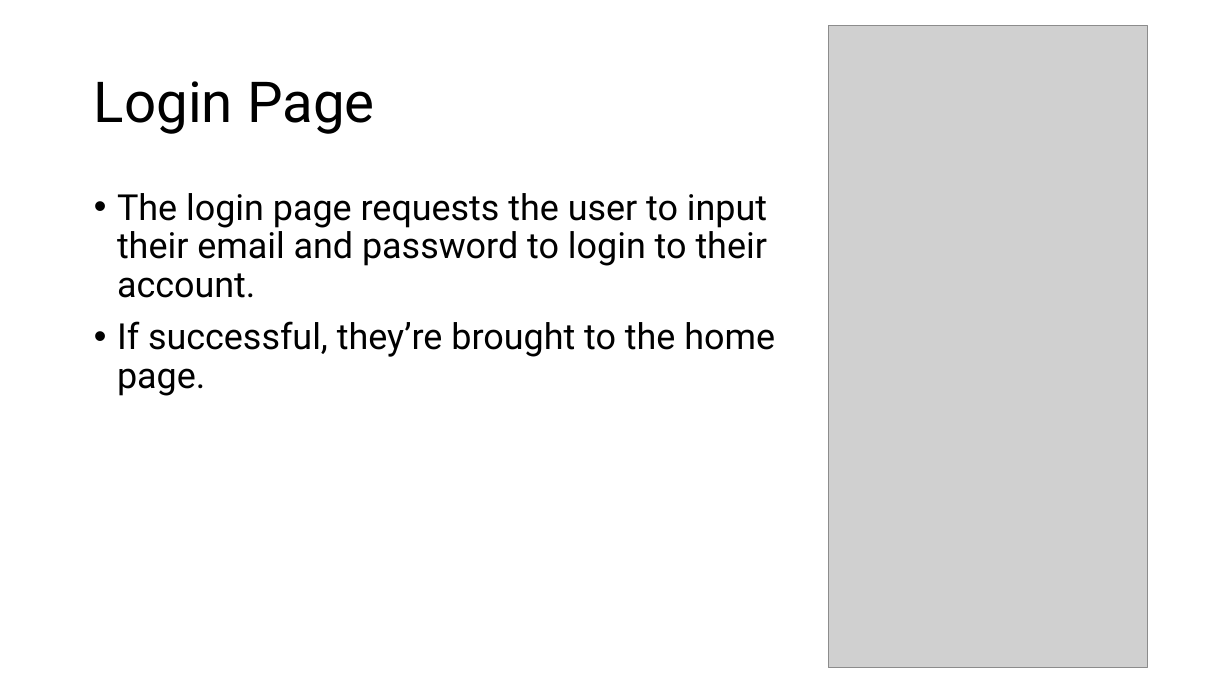
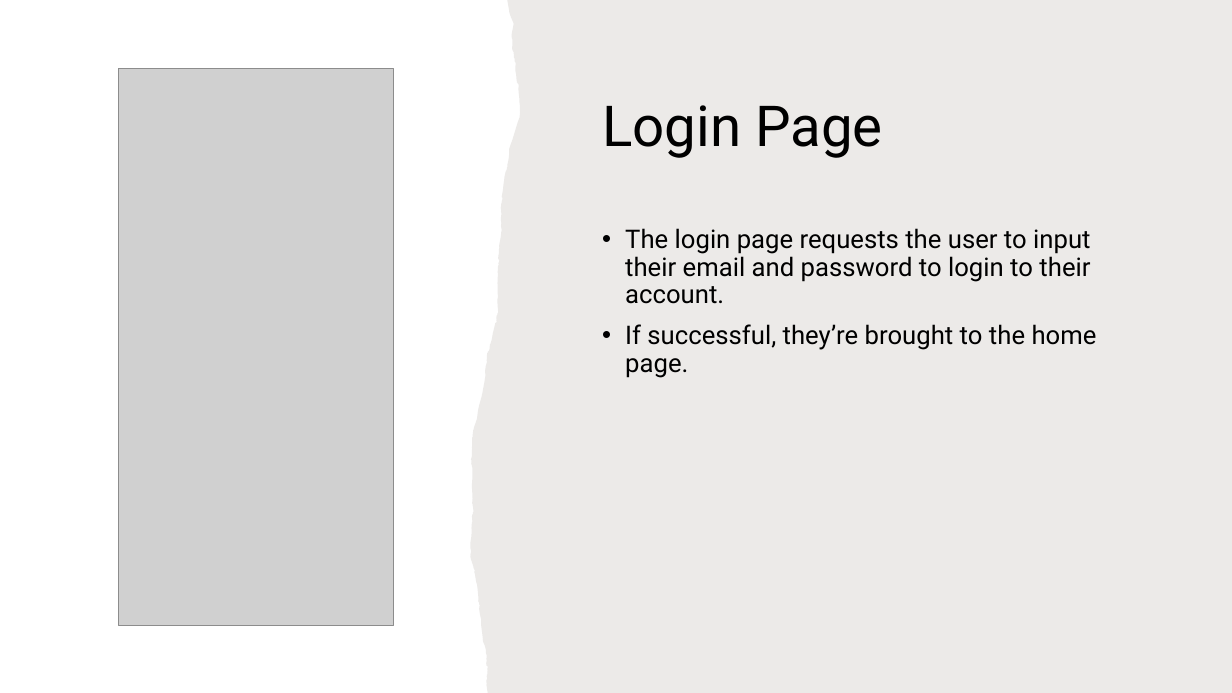
Before and after one commit to gennarofinelli/AppDev2Project, a slide deck: slide 6 of BloodLife Presentation.pptx. Drawn at 1232x693 pixels with LibreOffice and Linux fonts; fonts in the diff are those of the drawing; grey boxes stand for pictures. Boxes give left, top, right and bottom in pixels: in the first picture for what was removed or moved away, otherwise in the second. Text is boxed around its words. In the diff, an @@ line names an element or a change of style, - is before the commit and + after.

```diff
--- a/BloodLife Presentation.pptx
+++ b/BloodLife Presentation.pptx
@@ freeform shape added at [470, 0, 1232, 693], fill #82766A at 15% opacity @@
@@ picture removed at [828, 25, 1147, 668] @@
@@ picture added at [119, 68, 394, 626] @@
@@ title "Login Page": place and size @@
-title "Login Page" at [94, 81, 375, 134]
+title "Login Page" at [602, 105, 883, 158]
@@ text "The login page requests the ...": place and size @@
-text "The login page requests the ..." at [117, 193, 775, 396]
+text "The login page requests the ..." at [625, 228, 1097, 378]
@@ text "The login page requests the ..." at [625, 228, 1097, 378]: size 28 to 20 pt @@
```
Also in this commit, not shown: 11 other slides changed, 1 slide added.
